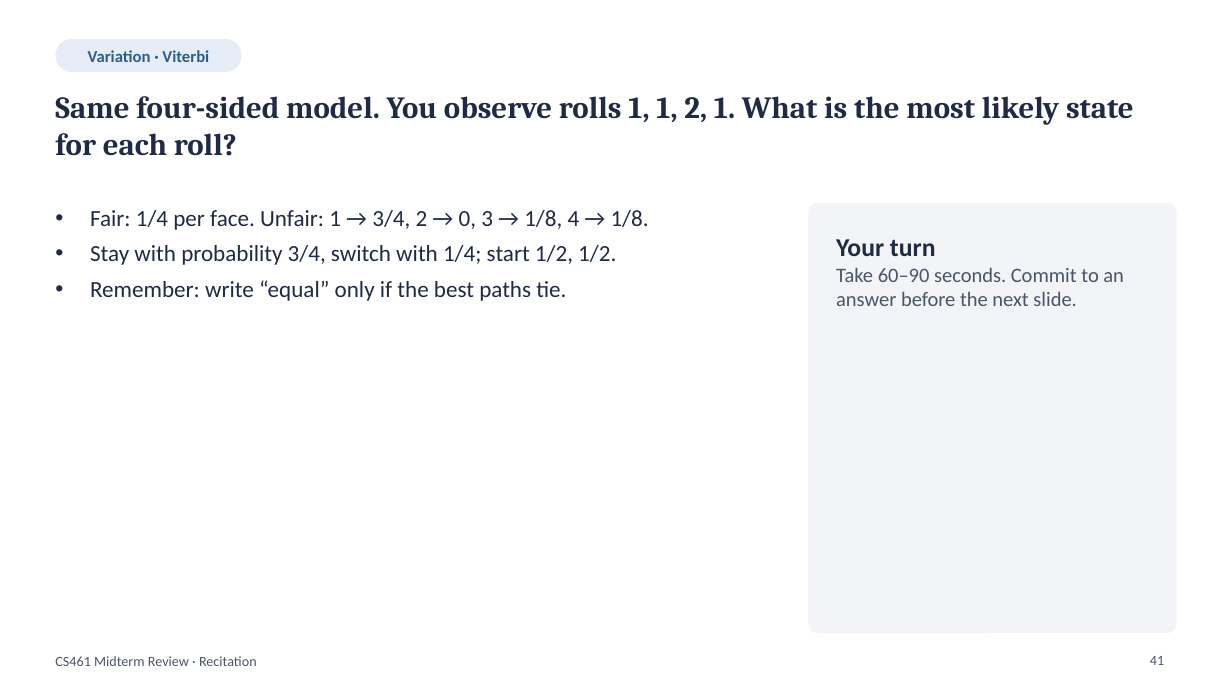
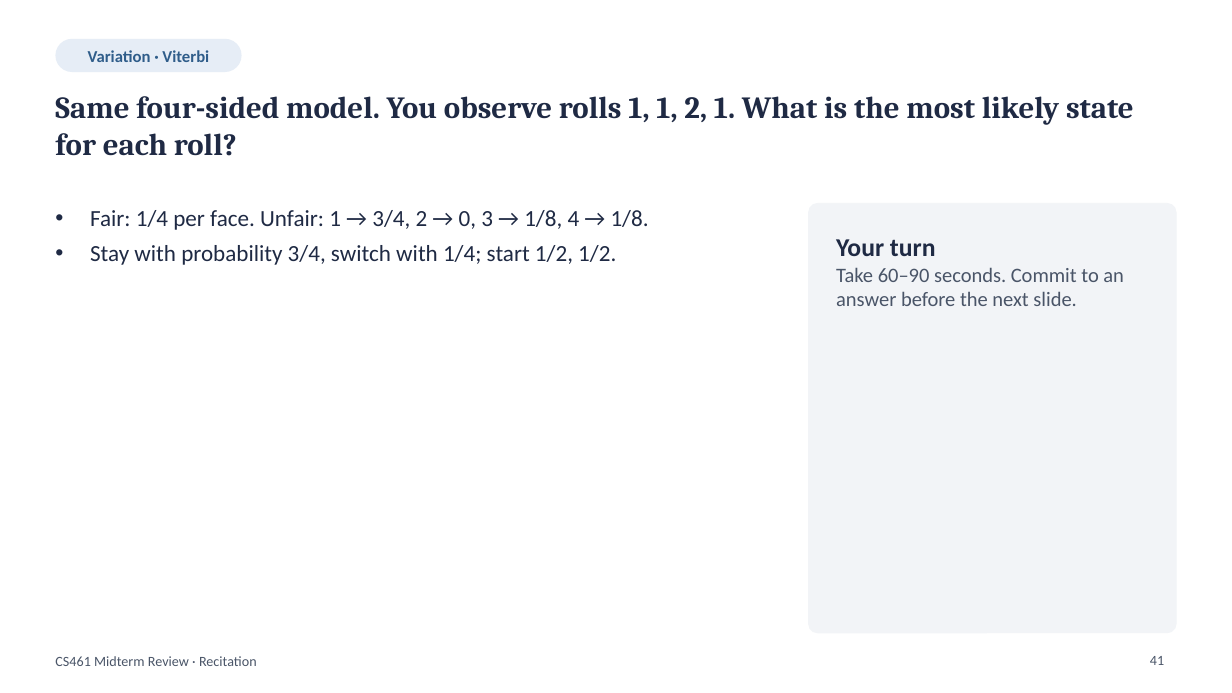
Before and after one commit to flyleeee/ML_Principles_26_Fall_Recitation, a slide deck: slide 41 of CS461_Midterm_Review_Quiz1_Quiz2_v3.pptx. Drawn at 1232x693 pixels with LibreOffice and Linux fonts; fonts in the diff are those of the drawing. Boxes give left, top, right and bottom in pixels: in the first picture for what was removed or moved away, otherwise in the second. Text is boxed around its words. In the diff, an @@ line names an element or a change of style, - is before the commit and + after.

```diff
--- a/CS461_Midterm_Review_Quiz1_Quiz2_v3.pptx
+++ b/CS461_Midterm_Review_Quiz1_Quiz2_v3.pptx
@@ text at <box>90,280,566,301</box>: paragraph removed @@
-• Remember: write “equal” only if the best paths tie.
```
Also in this commit, not shown: 5 other slides changed.
